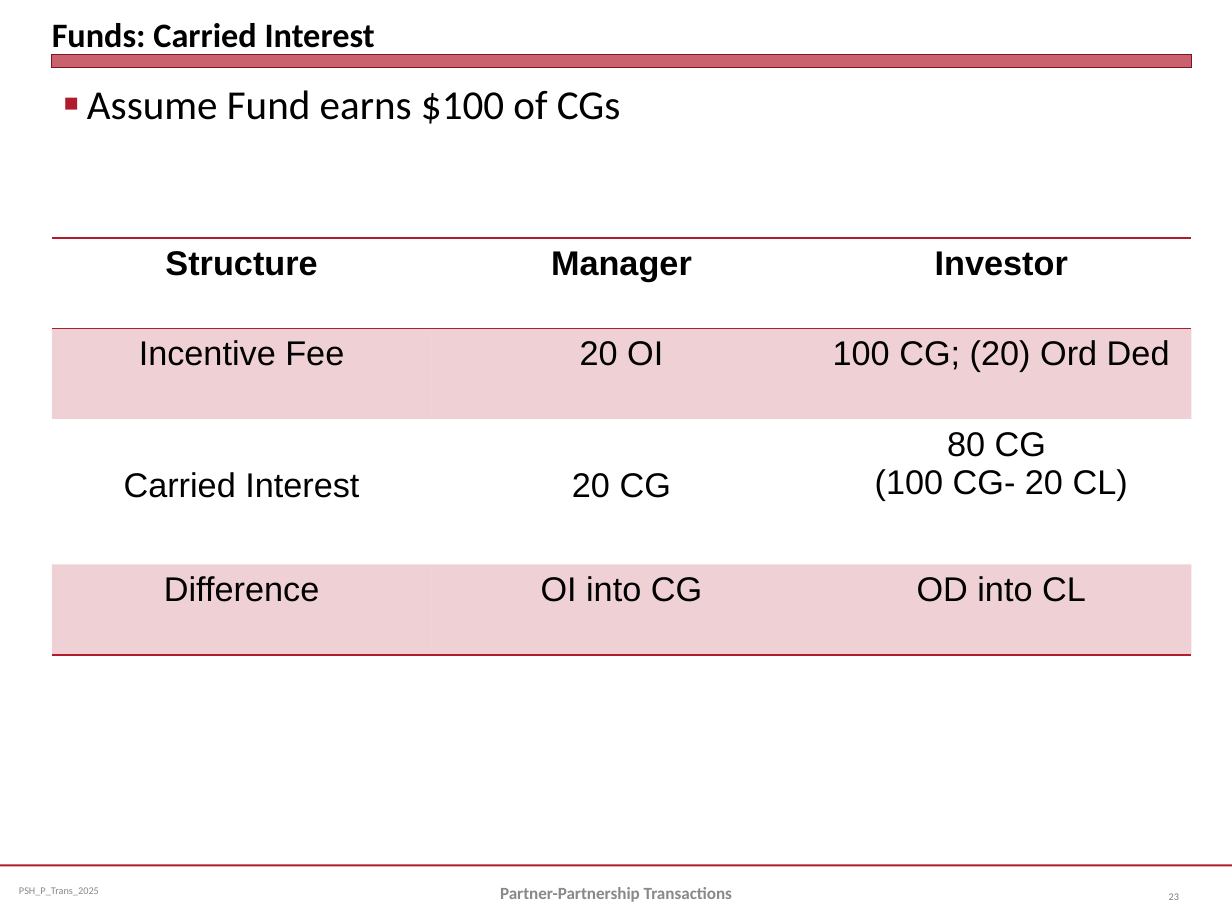
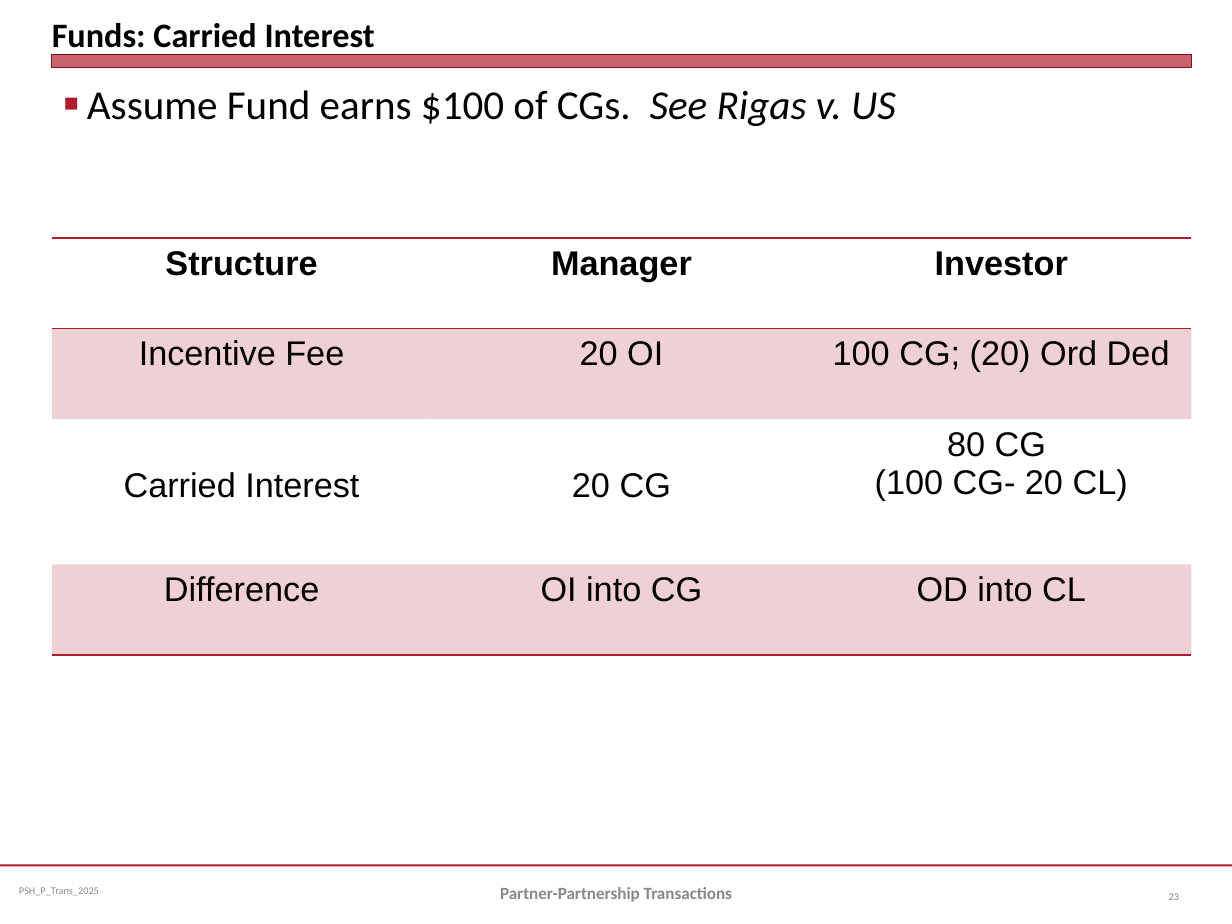
Before and after one commit to jmc877/Partnership-Tax, a slide deck: slide 23 of slides/PSH_P_Trans_2025.pptx. Drawn at 1232x924 pixels with LibreOffice and Linux fonts; fonts in the diff are those of the drawing. Boxes give left, top, right and bottom in pixels: in the first picture for what was removed or moved away, otherwise in the second. Text is boxed around its words. In the diff, an @@ line names an element or a change of style, - is before the commit and + after.

```diff
--- a/slides/PSH_P_Trans_2025.pptx
+++ b/slides/PSH_P_Trans_2025.pptx
@@ text at (87,90,896,126): text changed @@
-■ Assume Fund earns $100 of CGs
+■ Assume Fund earns $100 of CGs. See Rigas v. US
```
Also in this commit, not shown: 5 other slides changed.
